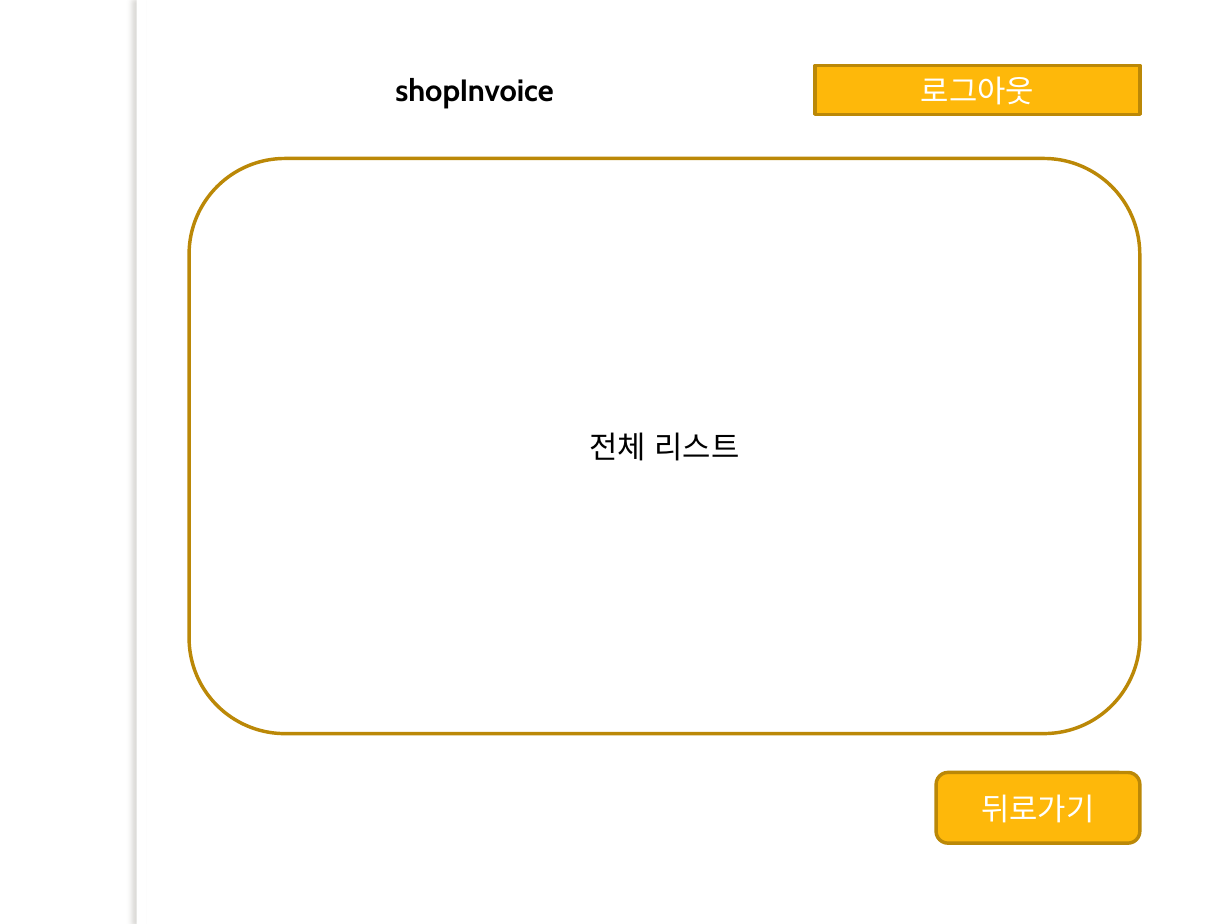
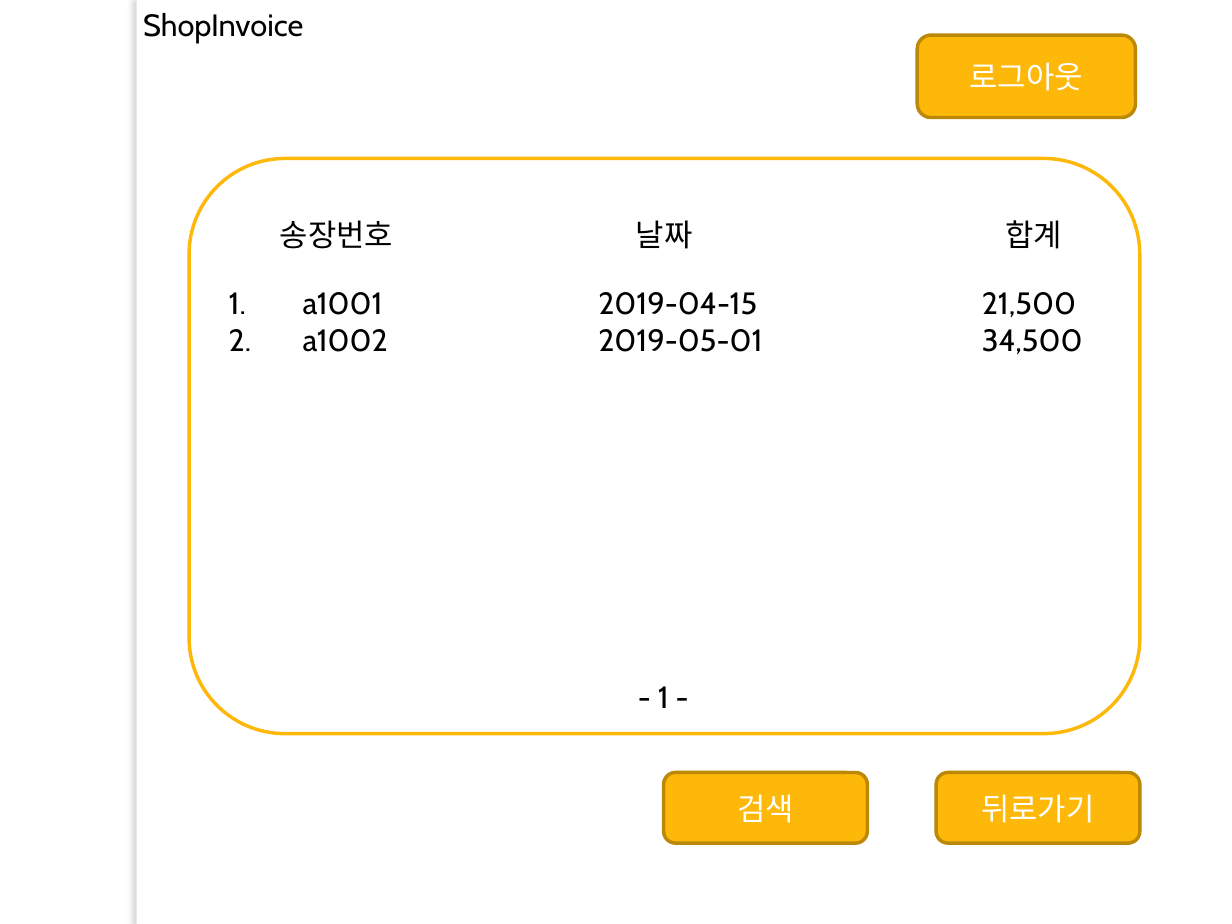
Before and after one commit to lx9203/fulfillmentBlue, a slide deck: slide 7 of 프레젠테이션1.pptx. Drawn at 1232x924 pixels with LibreOffice and Linux fonts; fonts in the diff are those of the drawing; background and template pictures are left out. Boxes give left, top, right and bottom in pixels: in the first picture for what was removed or moved away, otherwise in the second. Text is boxed around its words. In the diff, an @@ line names an element or a change of style, - is before the commit and + after.

```diff
--- a/프레젠테이션1.pptx
+++ b/프레젠테이션1.pptx
@@ text at (x1=143, y1=13, x2=303, y2=43): text changed; bold off @@
-shopInvoice
+ShopInvoice
@@ rounded rectangle "로그아웃" resized from (x1=814, y1=65, x2=1140, y2=115) to (x1=918, y1=36, x2=1136, y2=118) @@
@@ rounded rectangle "로그아웃" at (x1=918, y1=36, x2=1136, y2=118): rectangle to rounded rectangle @@
@@ rounded rectangle at (x1=190, y1=159, x2=1141, y2=734): outline #BC8807 2 pt to #FEB80A 2 pt @@
@@ text added at (x1=280, y1=220, x2=1062, y2=249), 18 pt, text #000000 @@
+송장번호 날짜 합계
@@ text added at (x1=303, y1=292, x2=1083, y2=354), 18 pt, text #000000 @@
+1. a1001 2019-04-15 21,500
+2. a1002 2019-05-01 34,500
@@ text in rounded rectangle at (x1=589, y1=432, x2=740, y2=461): text removed @@
-전체 리스트
@@ text added at (x1=658, y1=686, x2=669, y2=708), 18 pt, text #000000 @@
+- 1 -
@@ rounded rectangle added at (x1=664, y1=772, x2=867, y2=843), fill #FEB80A, outline #BC8807 2 pt, 18 pt, text #FFFFFF @@
+검색
```
Also in this commit, not shown: 9 other slides changed, 1 slide added, 2 slides removed.
